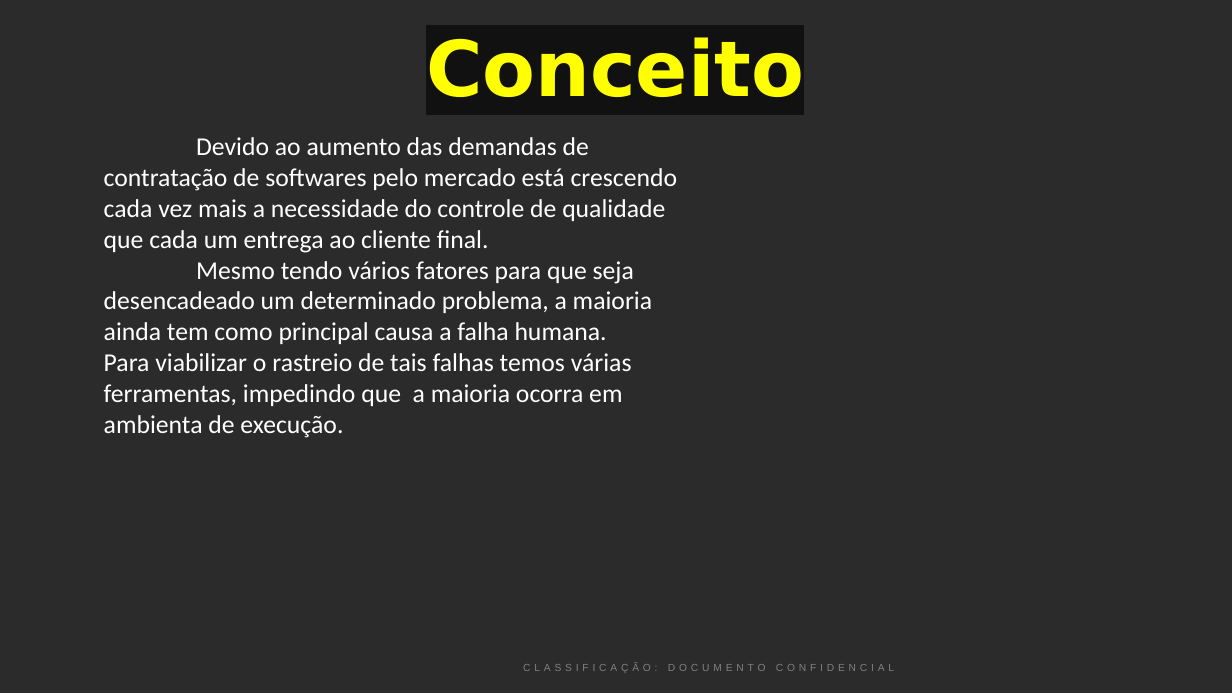
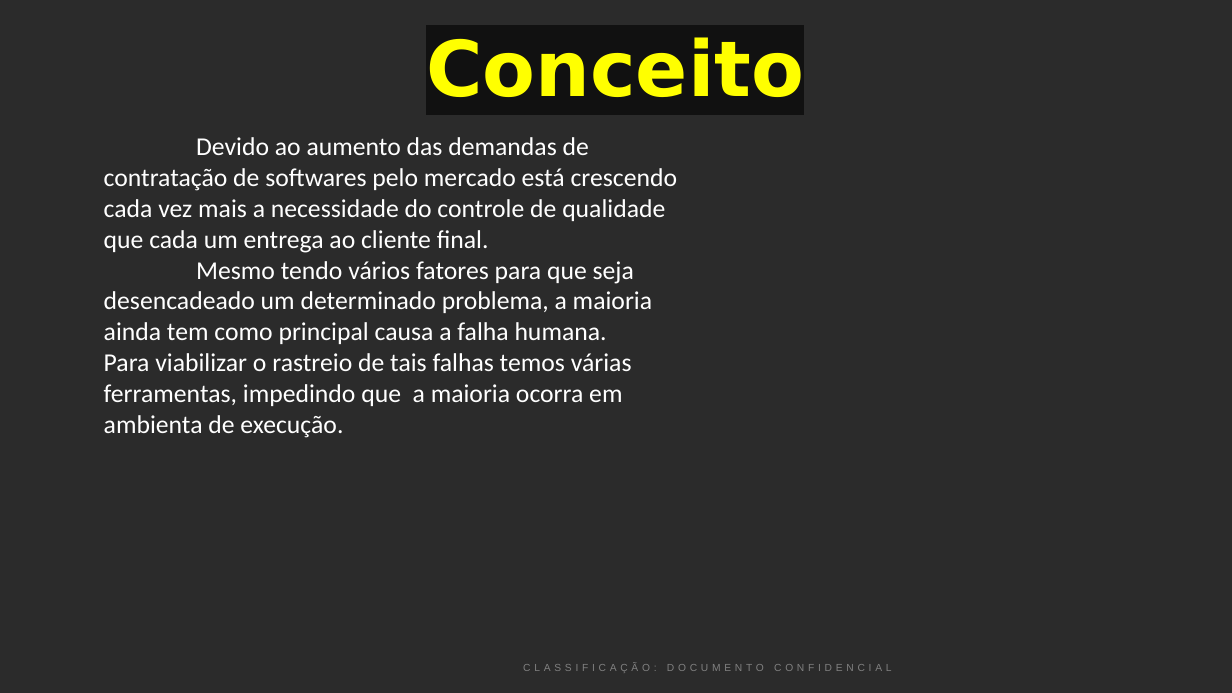
Before and after one commit to Giselesct/DaChristo, a slide deck: slide 2 of Sprint-14 Análise Estatica/AutomaçãoAPICleartechSprint14.pptx. Drawn at 1232x693 pixels with LibreOffice and Linux fonts; fonts in the diff are those of the drawing; background and template pictures are left out; a plain dark background stands for a picture behind light text. Boxes give left, top, right and bottom in pixels: in the first picture for what was removed or moved away, otherwise in the second. Text is boxed around its words. In the diff, an @@ line names an element or a change of style, - is before the commit and + after.

```diff
--- a/Sprint-14 Análise Estatica/AutomaçãoAPICleartechSprint14.pptx
+++ b/Sprint-14 Análise Estatica/AutomaçãoAPICleartechSprint14.pptx
@@ text "CLASSIFICAÇÃO: DOCUMENTO CONFIDENCIAL" at [523, 664, 891, 673]: letter spacing 3 to 2.9 pt @@
```
Also in this commit, not shown: 2 other slides changed, 2 slides added, 1 slide removed, 1 other file.
